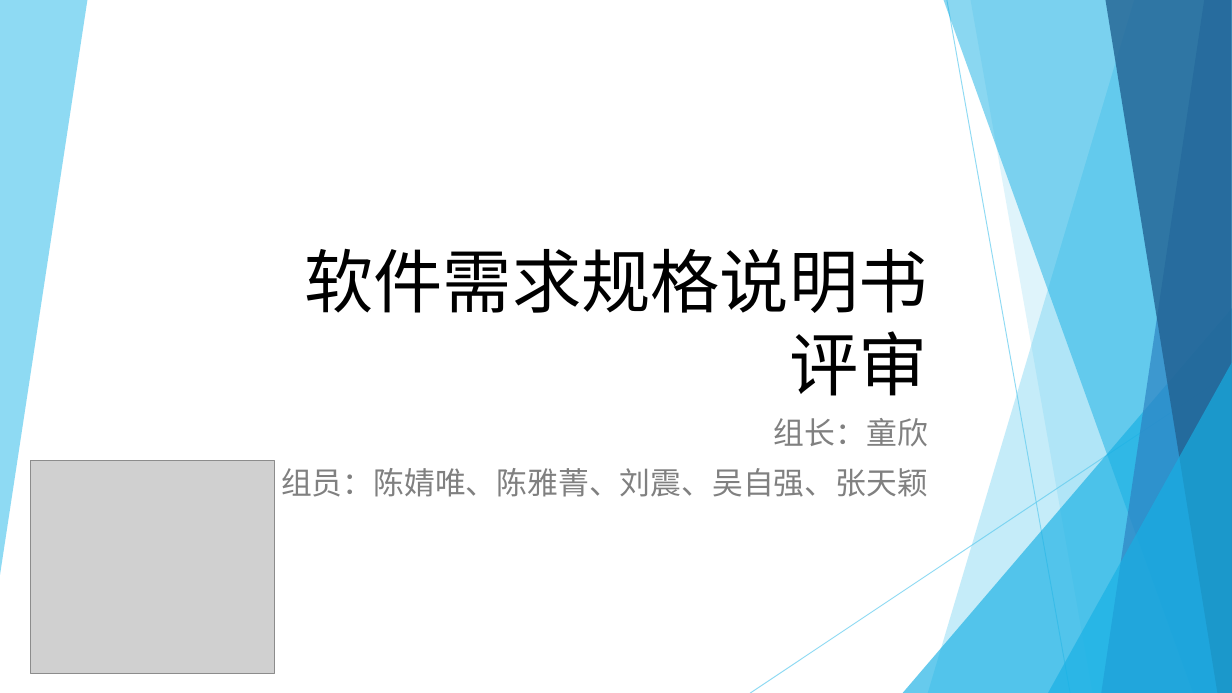
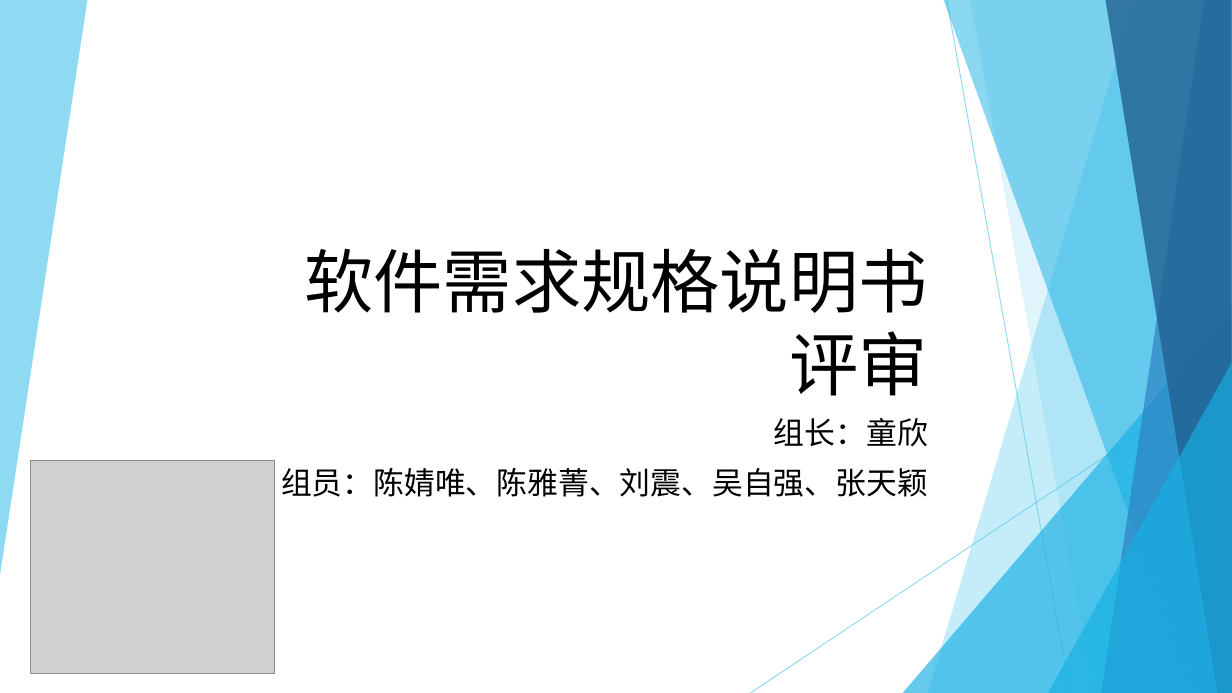
Before and after one commit to wyrda6/PRD2018-G17, a slide deck: slide 1 of 受控文档/需求规格说明书/软件需求规格说明书.pptx. Drawn at 1232x693 pixels with LibreOffice and Linux fonts; fonts in the diff are those of the drawing; grey boxes stand for pictures. Boxes give left, top, right and bottom in pixels: in the first picture for what was removed or moved away, otherwise in the second. Text is boxed around its words. In the diff, an @@ line names an element or a change of style, - is before the commit and + after.

```diff
--- a/受控文档/需求规格说明书/软件需求规格说明书.pptx
+++ b/受控文档/需求规格说明书/软件需求规格说明书.pptx
@@ subtitle "组长：童欣" at (281, 418, 928, 497): text colour #808080 to #000000 @@
```
Also in this commit, not shown: 3 other slides changed, 1 slide added, 1 other file.
